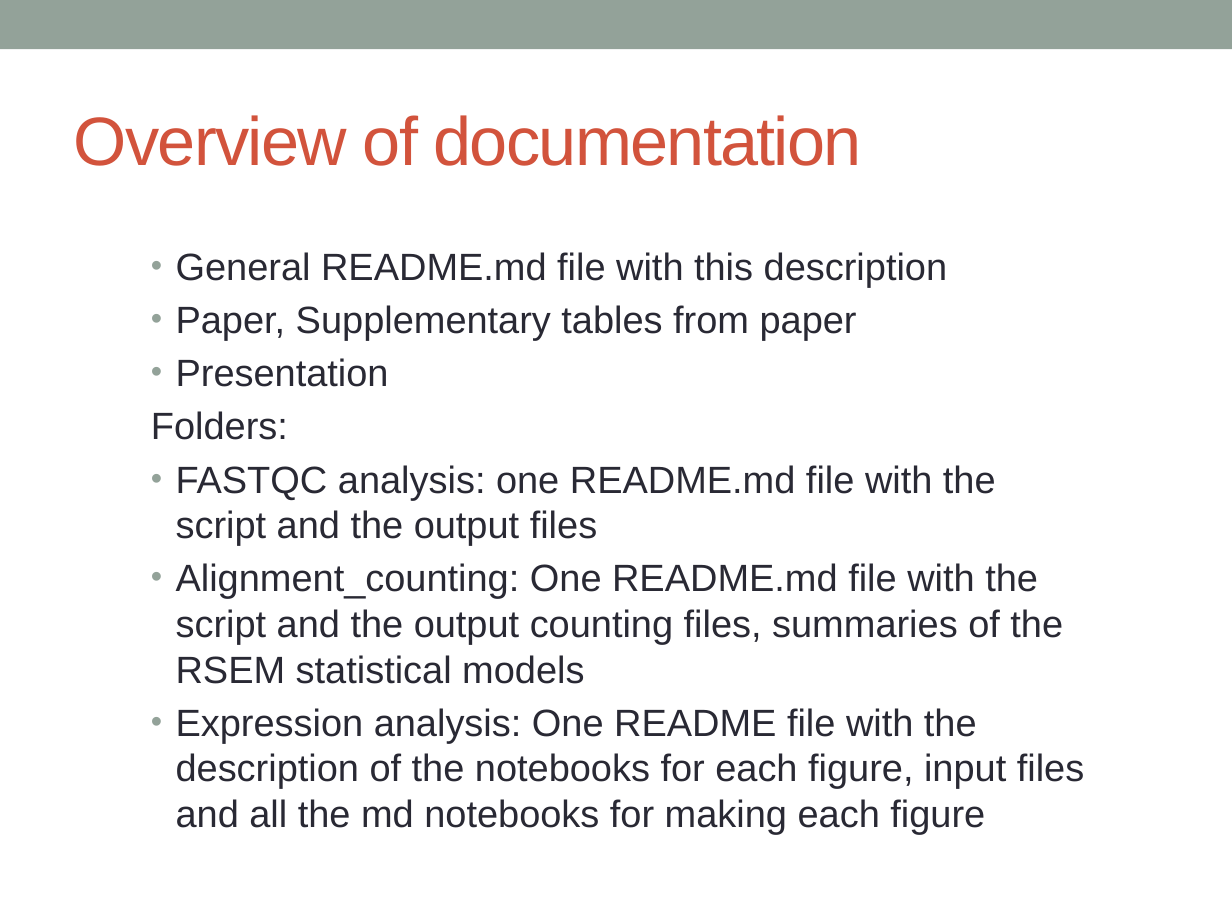
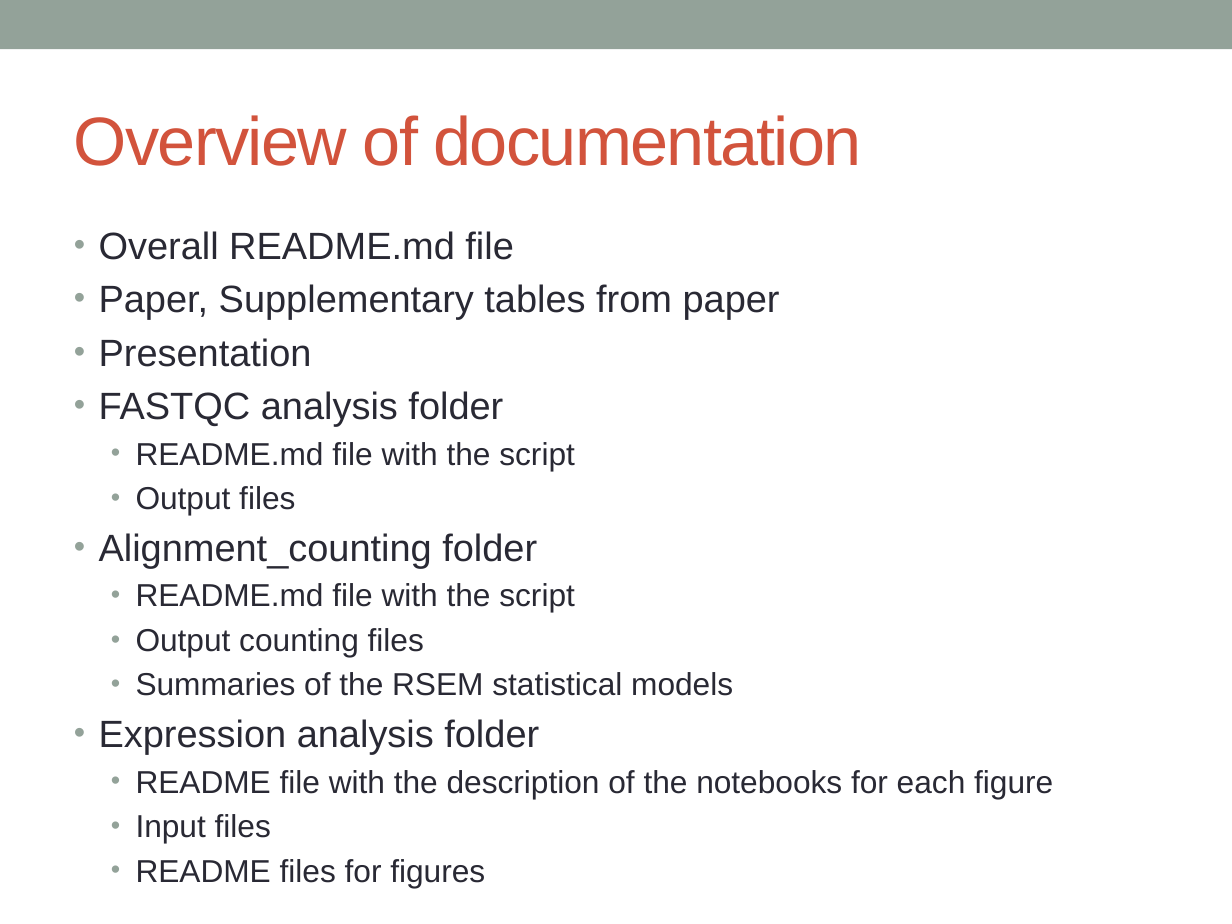
Before and after one commit to katholan/BCB546X-Spring2017_Valerin_final_project, a slide deck: slide 8 of asparagus.pptx. Drawn at 1232x924 pixels with LibreOffice and Linux fonts; fonts in the diff are those of the drawing. Boxes give left, top, right and bottom in pixels: in the first picture for what was removed or moved away, otherwise in the second. Text is boxed around its words. In the diff, an @@ line names an element or a change of style, - is before the commit and + after.

Commit message:
editing powerpoint

```diff
--- a/asparagus.pptx
+++ b/asparagus.pptx
@@ text "Overall README.md file": place and size @@
-text "Overall README.md file" at (151,252,1084,834)
+text "Overall README.md file" at (99,231,1053,887)
@@ text at (99,231,513,260): text changed @@
-• General README.md file with this description
+• Overall README.md file
@@ text at (99,391,1053,887): text changed; size 22.2 to 18.5 pt @@
-Folders:
-• FASTQC analysis: one README.md file with the script and the output files
-• Alignment_counting: One README.md file with the script and the output counting files, summaries of the RSEM statistical models
-• Expression analysis: One README file with the description of the notebooks for each figure, input files and all the md notebooks for making each figure
+• FASTQC analysis folder
+  • README.md file with the script
+  • Output files
+• Alignment_counting folder
+  • README.md file with the script
+  • Output counting files
+  • Summaries of the RSEM statistical models
+• Expression analysis folder
+  • README file with the description of the notebooks for each figure
+  • Input files
+  • README files for figures
```
Also in this commit, not shown: 15 other slides changed, 4 slides added, 1 slide removed.
